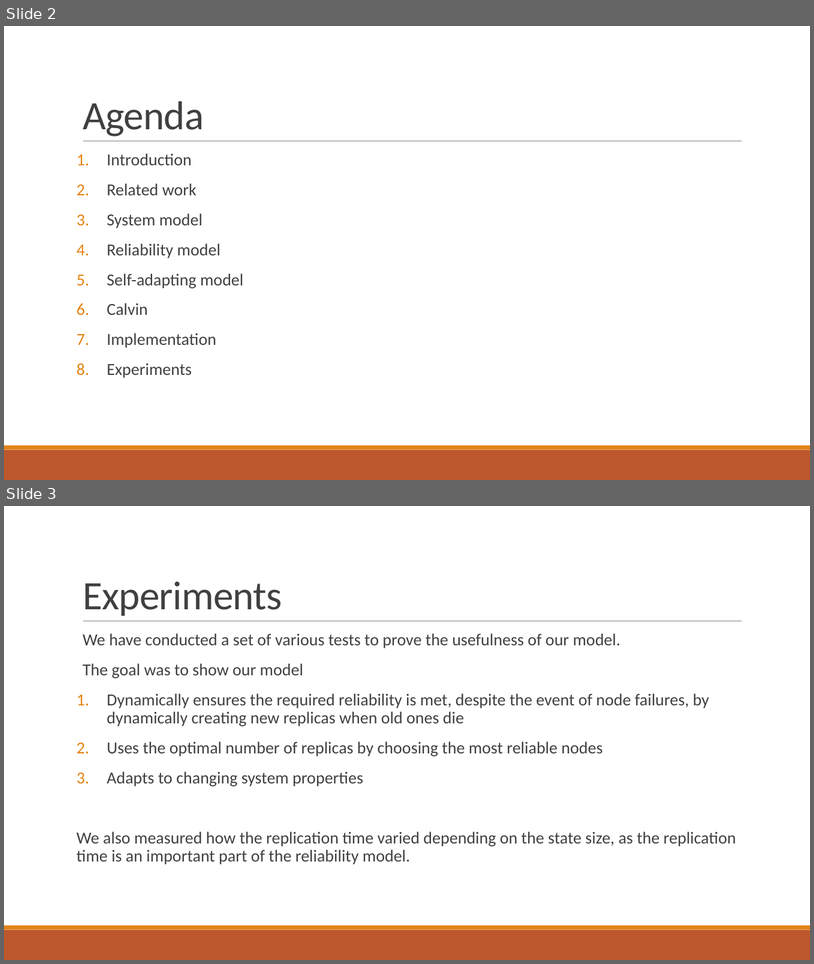
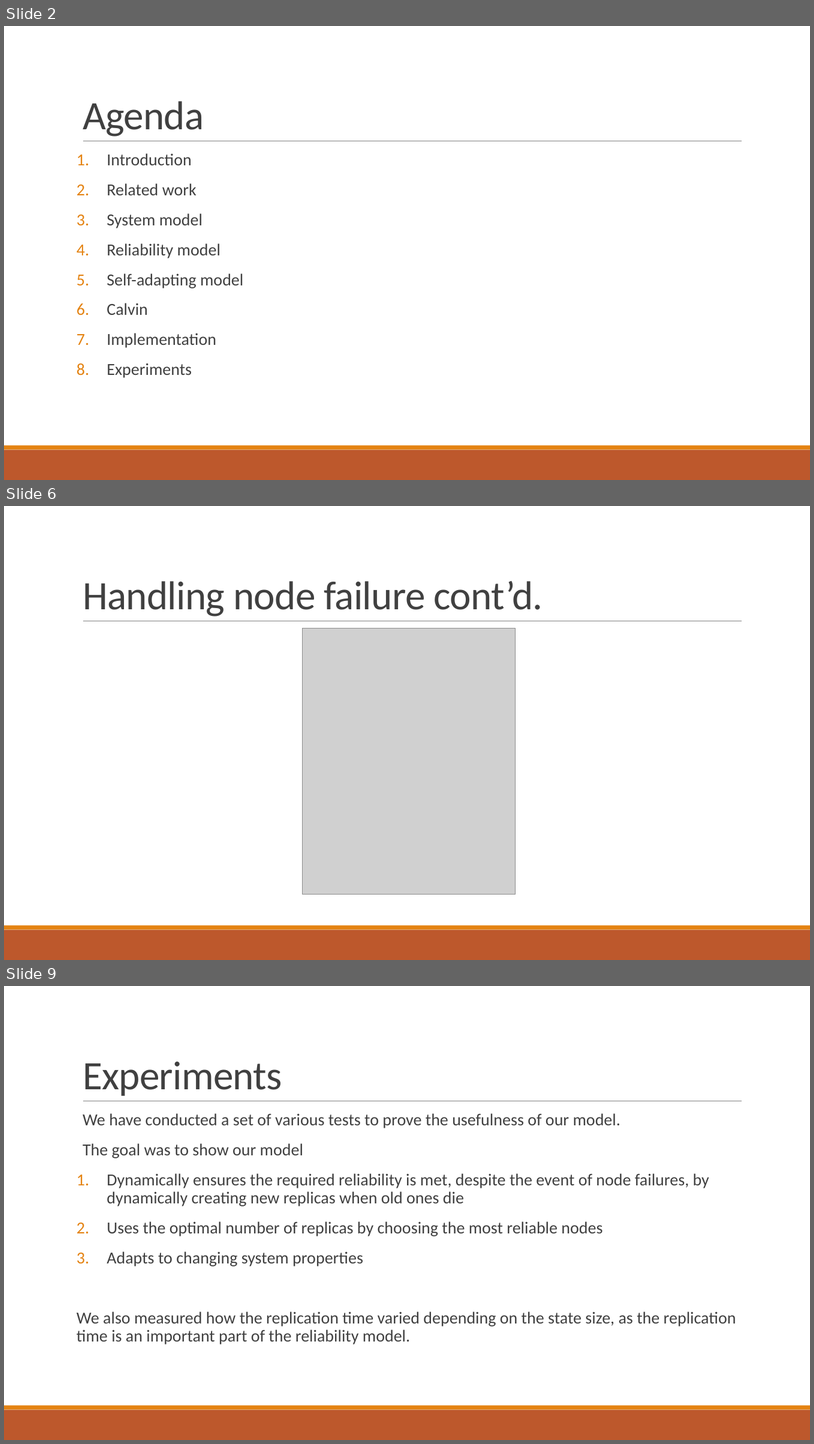
Before and after one commit to PStahl/master_thesis, a slide deck: presentation/presentation.pptx. Shown one above the other, each under a label of ours: slides 2 and 3 before the commit, slides 2, 6 and 9 after it; the slides between them are not shown. The pictures are 814x964 and 814x1444 pixels, drawn with LibreOffice and Linux fonts; fonts in the diff are those of the drawing; grey boxes stand for pictures. Boxes give left, top, right and bottom in pixels: in the first picture for what was removed or moved away, otherwise in the second. Text is boxed around its words. In the diff, an @@ line names an element or a change of style, - is before the commit and + after.

```diff
--- a/presentation/presentation.pptx
+++ b/presentation/presentation.pptx
@@ slide 6 added at (4,506,810,960), background #FFFFFF; not listed: 3 template elements that a slide beside it also shows @@
@@ title added at (83,581,543,616), 48 pt, text #404040 @@
+Handling node failure cont’d.
@@ picture added at (303,628,516,894) @@
@@ what was slide 3 is now slide 9 @@
```
Also in this commit, not shown: 3 slides changed, 10 other slides added, 5 other files.
